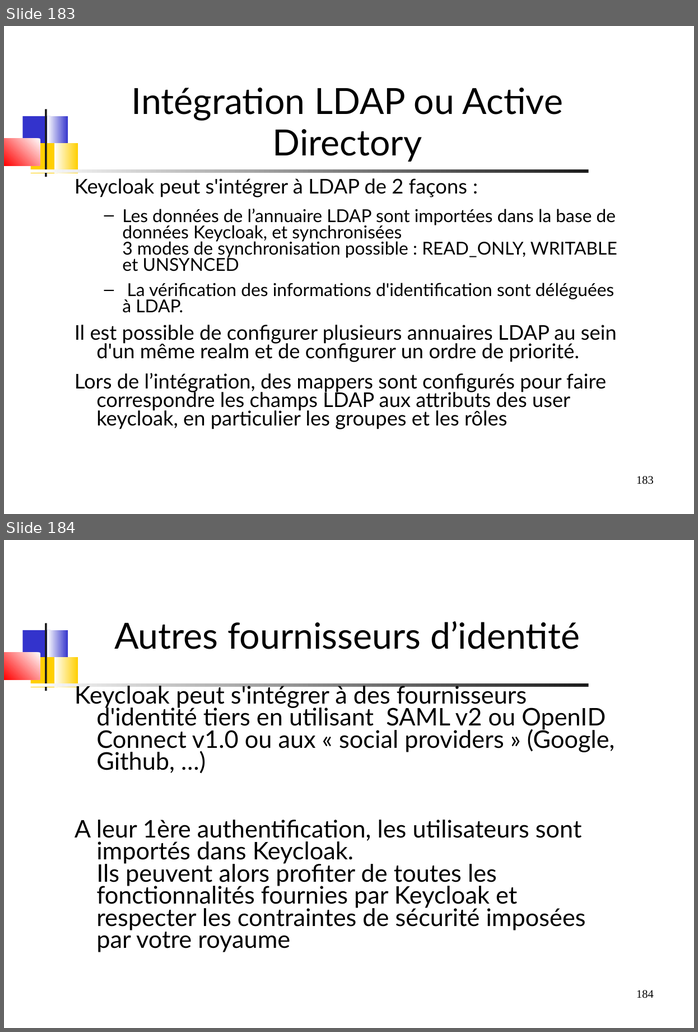
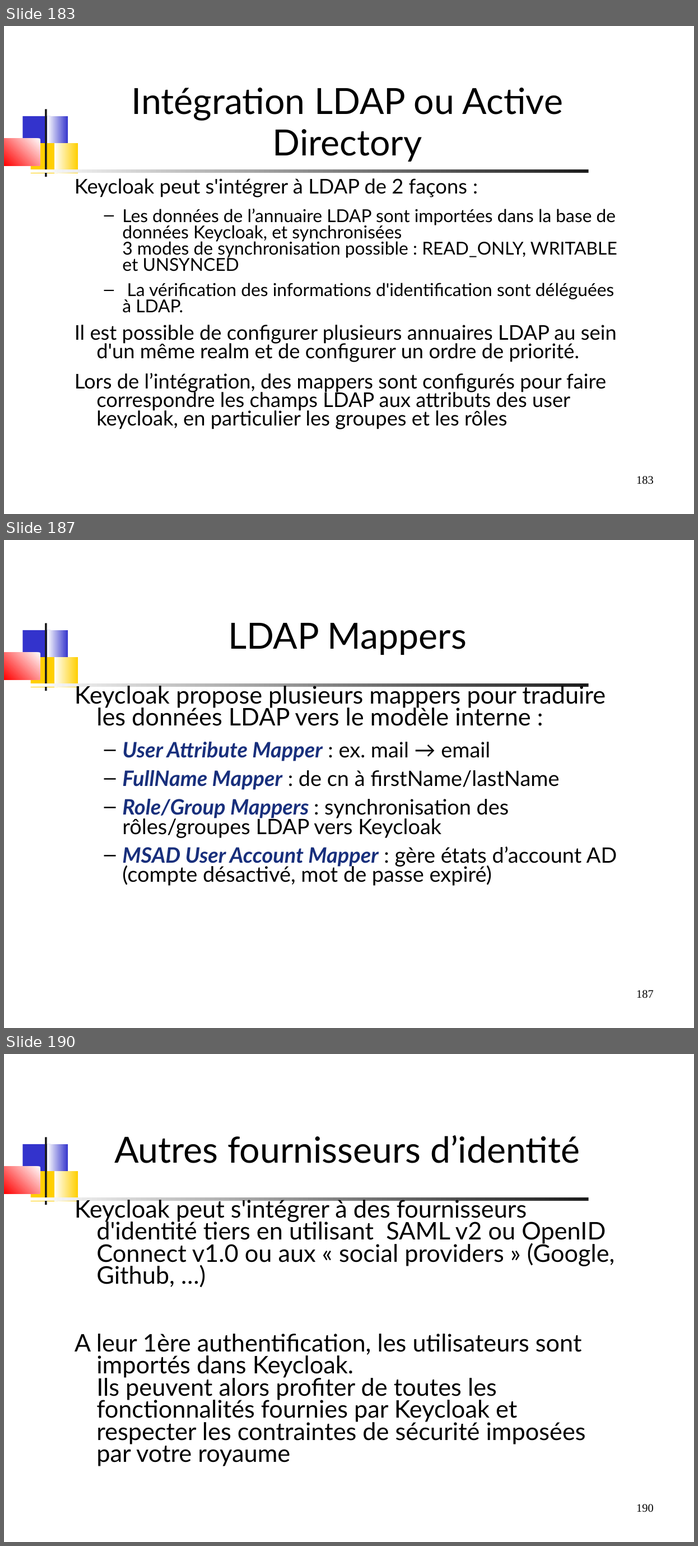
Before and after one commit to dthibau/keycloak, a slide deck: Keycloak.odp. Shown one above the other, each under a label of ours: slides 183 and 184 before the commit, slides 183, 187 and 190 after it; the slides between them are not shown. The pictures are 698x1032 and 698x1546 pixels, drawn with LibreOffice and Linux fonts; fonts in the diff are those of the drawing. Boxes give left, top, right and bottom in pixels: in the first picture for what was removed or moved away, otherwise in the second. Text is boxed around its words. In the diff, an @@ line names an element or a change of style, - is before the commit and + after.

Commit message:
Ajout Atelier LDAP

```diff
--- a/Keycloak.odp
+++ b/Keycloak.odp
@@ slide 187 added at (4,540,694,1028), background #FFFFFF; not listed: 8 template elements that a slide beside it also shows @@
@@ title added at (228,623,467,655), 44 pt, text #000000 @@
+LDAP Mappers
@@ text added at (75,682,617,886), 25.9 pt, text #000000 @@
+Keycloak propose plusieurs mappers pour traduire les données LDAP vers le modèle interne :
+  – User Attribute Mapper : ex. mail → email
+  – FullName Mapper : de cn à firstName/lastName
+  – Role/Group Mappers : synchronisation des rôles/groupes LDAP vers Keycloak
+  – MSAD User Account Mapper : gère états d’account AD (compte désactivé, mot de passe expiré)
@@ what was slide 184 is now slide 190 @@
@@ page number at (636,1504,654,1512): text changed @@
-184
+190
```
Also in this commit, not shown: 5 slides changed, 9 other slides added, 16 other files.
